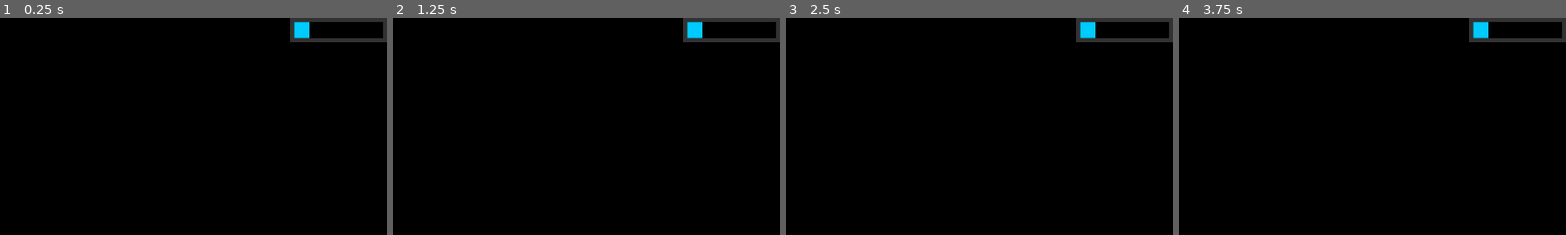
Above: before the commit, frames 1-4 (left to right).
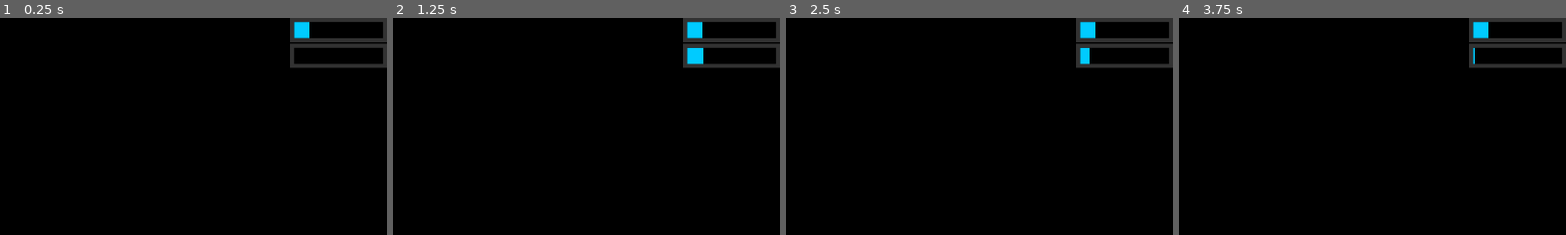
Above: after the commit, the same moments.

Repository: ricargoes/super-platypus-drifter
Game: Godot game, scene res://actors/Ship.tscn
Two runs of this game, one before a commit and one after it. Both use one fixed random seed, a clock stepped at 60 frames per second and the inputs below. The project has no main scene, so this scene is started directly.
Inputs:
- Up to frame 1 (0.25 s): no input
- Up to frame 2 (1.25 s): tap Enter at 0.5 s; hold Right (ship_turn_right) from 0.53 s (still down); hold Space (ship_boost) from 0.53 s (still down)
- Up to frame 3 (2.5 s): release Right (ship_turn_right) at 1.28 s; release Space (ship_boost) at 1.28 s; hold Left (ship_turn_left) 1.28-2.03 s; tap Space (ship_boost) at 1.35 s; tap Enter at 2 s; hold Right (ship_turn_right) from 2.03 s (still down); hold Space (ship_boost) from 2.03 s (still down)
- Up to frame 4 (3.75 s): release Space (ship_boost) at 2.78 s; tap Space (ship_boost) at 2.85 s; tap Enter at 3.5 s; release Right (ship_turn_right) at 3.53 s; hold Left (ship_turn_left) from 3.53 s (still down); hold Space (ship_boost) from 3.53 s (still down)
The pictures show only the part of the screen within x 50-100%, y 0-50%; the shares and areas given below are measured in that part.

The runs differ from the first frame. In frame 1, 1.2% of the frame differs, in the area x 74-100%, y 11-23%; in frame 2, 1.5%; in frame 3, 1.3%; in frame 4, 1.2%.

Commit message:
Ship gui now tracks boost charge

Diff:
--- a/actors/Ship.gd
+++ b/actors/Ship.gd
@@ -8,7 +8,11 @@
 var is_lock = false
 var boost_charge = 0
 
+signal charging_boost
+signal fuel_change
+
 func _ready():
+	$ShipGUI/VBoxContainer/BoostBar.max_value = MAX_BOOST_CHARGE
 	set_physics_process(true)
 
 func _physics_process(delta):
@@ -19,6 +23,10 @@
 	var kinematic_collision = move_and_collide(speed*delta)
 	if kinematic_collision:
 		die()
+	gui_update()
+
+func gui_update():
+	$ShipGUI/VBoxContainer/BoostBar.value = boost_charge
 
 func die():
 	queue_free()
@@ -27,7 +35,8 @@
 	if Input.is_action_pressed("ship_boost"):
 		$BoosterAnim.show()
 		$BoosterAnim.play()
-		boost_charge = min(boost_charge + BOOST_CHARGE_RATE*delta, MAX_BOOST_CHARGE)
+		charge_boost(delta)
+
 		$UnlockedTime.start()
 		is_lock = false
 	else:
@@ -39,6 +48,12 @@
 			rotation -= TURN_SPEED*delta
 		elif Input.is_action_pressed("ship_turn_right"):
 			rotation += TURN_SPEED*delta
+
+func charge_boost(delta):
+	boost_charge += BOOST_CHARGE_RATE*delta
+	if boost_charge >= MAX_BOOST_CHARGE:
+		boost()
+
 
 func boost():
 	speed += ACCELERATION*boost_charge*Vector2(cos(rotation), sin(rotation))
--- a/actors/Ship.tscn
+++ b/actors/Ship.tscn
@@ -7,7 +7,8 @@
 [ext_resource path="res://actors/Ship Animations & Effects/Propulsor_&_illumination1.png" type="Texture" id=5]
 [ext_resource path="res://actors/Ship Animations & Effects/Propulsor_&_illumination5.png" type="Texture" id=6]
 [ext_resource path="res://actors/Ship Animations & Effects/Propulsor_&_illumination3.png" type="Texture" id=7]
-[ext_resource path="res://interface/ShipGUI.tscn" type="PackedScene" id=8]
+[ext_resource path="res://interface/indicator_bar_fill.png" type="Texture" id=8]
+[ext_resource path="res://interface/indicator_bar_bg.png" type="Texture" id=9]
 
 [sub_resource type="CapsuleShape2D" id=1]
 radius = 8.375
@@ -41,4 +42,34 @@
 wait_time = 0.5
 one_shot = true
 
-[node name="ShipGUI" parent="." instance=ExtResource( 8 )]
+[node name="ShipGUI" type="CanvasLayer" parent="."]
+
+[node name="VBoxContainer" type="VBoxContainer" parent="ShipGUI"]
+anchor_left = 1.0
+anchor_right = 1.0
+margin_left = -240.0
+margin_bottom = 124.0
+__meta__ = {
+"_edit_use_anchors_": false
+}
+
+[node name="FuelBar" type="TextureProgress" parent="ShipGUI/VBoxContainer"]
+margin_right = 240.0
+margin_bottom = 60.0
+value = 20.0
+texture_over = ExtResource( 9 )
+texture_progress = ExtResource( 8 )
+__meta__ = {
+"_edit_use_anchors_": false
+}
+
+[node name="BoostBar" type="TextureProgress" parent="ShipGUI/VBoxContainer"]
+margin_top = 64.0
+margin_right = 240.0
+margin_bottom = 124.0
+value = 20.0
+texture_over = ExtResource( 9 )
+texture_progress = ExtResource( 8 )
+__meta__ = {
+"_edit_use_anchors_": false
+}
--- a/interface/ShipGUI.tscn
+++ /dev/null
@@ -1,18 +0,0 @@
-[gd_scene load_steps=3 format=2]
-
-[ext_resource path="res://interface/indicator_bar_fill.png" type="Texture" id=1]
-[ext_resource path="res://interface/indicator_bar_bg.png" type="Texture" id=2]
-
-[node name="ShipGUI" type="CanvasLayer"]
-
-[node name="FuelBar" type="TextureProgress" parent="."]
-anchor_left = 1.0
-anchor_right = 1.0
-margin_left = -240.0
-margin_bottom = 60.0
-value = 20.0
-texture_over = ExtResource( 2 )
-texture_progress = ExtResource( 1 )
-__meta__ = {
-"_edit_use_anchors_": false
-}
Not shown: 1 places in actors/Ship.tscn that only renumber resources
